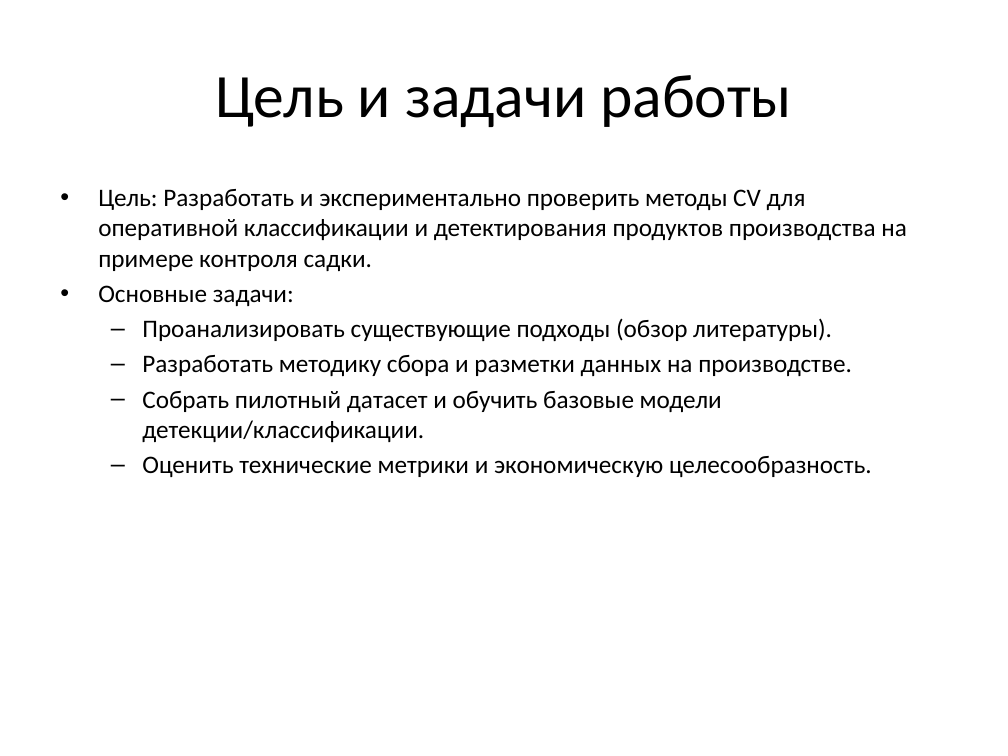
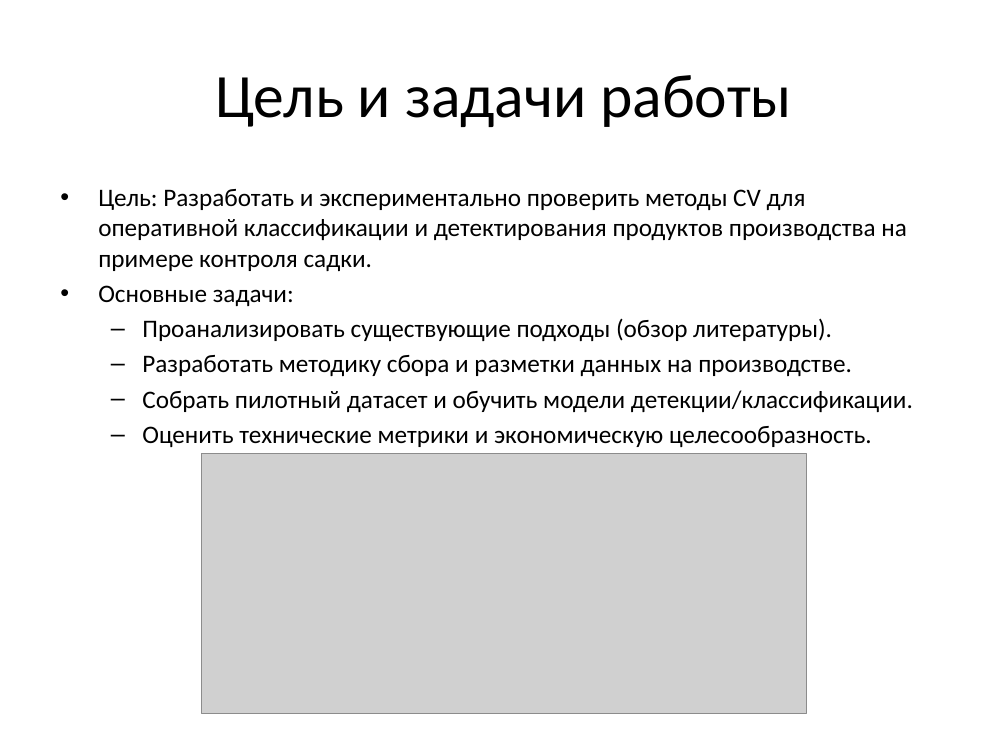
Before and after one commit to EduardKiselev/diploma, a slide deck: slide 7 of diploma_checkpoint1.pptx (slide 6 before the commit). Drawn at 1008x756 pixels with LibreOffice and Linux fonts; fonts in the diff are those of the drawing; grey boxes stand for pictures. Boxes give left, top, right and bottom in pixels: in the first picture for what was removed or moved away, otherwise in the second. Text is boxed around its words. In the diff, an @@ line names an element or a change of style, - is before the commit and + after.

```diff
--- a/diploma_checkpoint1.pptx
+++ b/diploma_checkpoint1.pptx
@@ text at bbox=[142, 390, 913, 412]: text changed @@
-  – Собрать пилотный датасет и обучить базовые модели детекции/классификации.
+  – Собрать пилотный датасет и обучить модели детекции/классификации.
@@ picture added at bbox=[202, 454, 806, 714] @@
```
Also in this commit, not shown: 4 other slides changed, 2 slides added, 2 slides removed, 18 other files.
